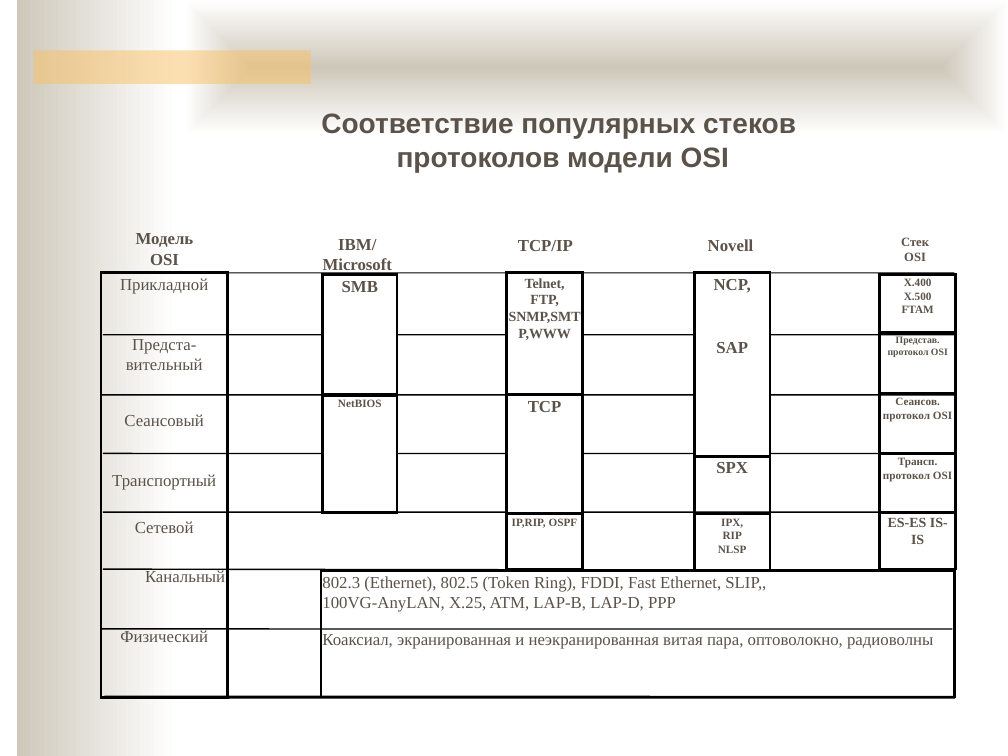
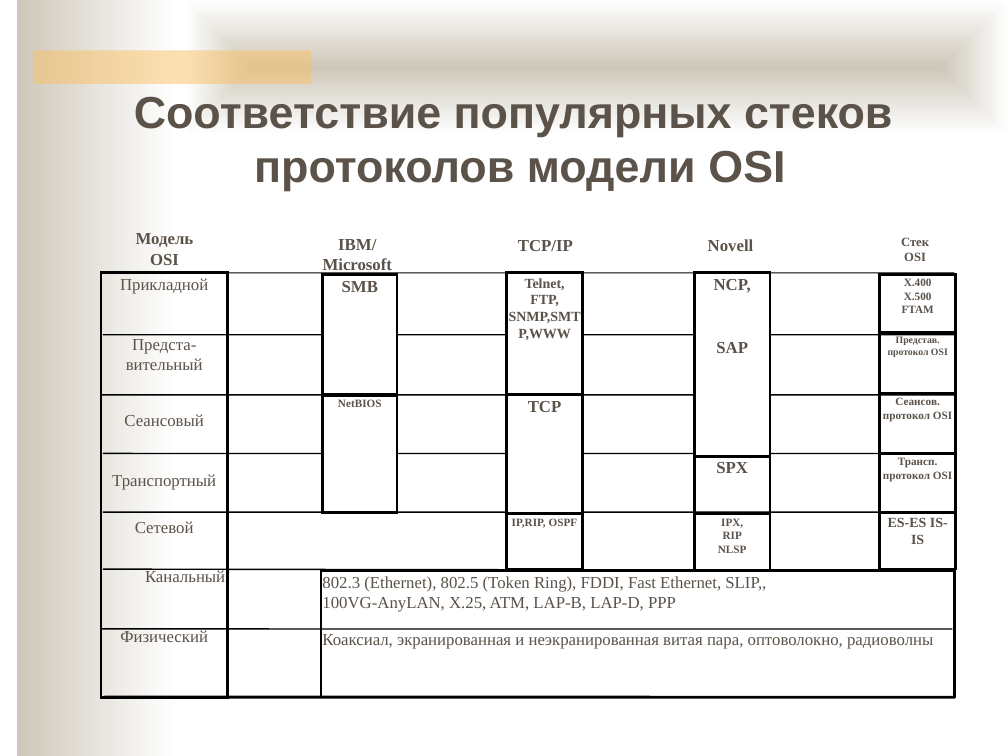
Before and after one commit to ukoloff/nets, a slide deck: slide 35 of 04.pptx (slide 31 before the commit). Drawn at 1008x756 pixels with LibreOffice and Linux fonts; fonts in the diff are those of the drawing; background and template pictures are left out. Boxes give left, top, right and bottom in pixels: in the first picture for what was removed or moved away, otherwise in the second. Text is boxed around its words. In the diff, an @@ line names an element or a change of style, - is before the commit and + after.

```diff
--- a/04.pptx
+++ b/04.pptx
@@ text "Соответствие популярных стеков протоколов модели ...": place and size @@
-text "Соответствие популярных стеков протоколов модели ..." at bbox=[321, 113, 796, 172]
+text "Соответствие популярных стеков протоколов модели ..." at bbox=[134, 97, 892, 191]
@@ text "Соответствие популярных стеков протоколов модели ..." at bbox=[134, 97, 892, 191]: size 20 to 32 pt; more space between paragraphs @@
```
Also in this commit, not shown: 13 other slides changed, 8 slides added, 20 slides removed.
